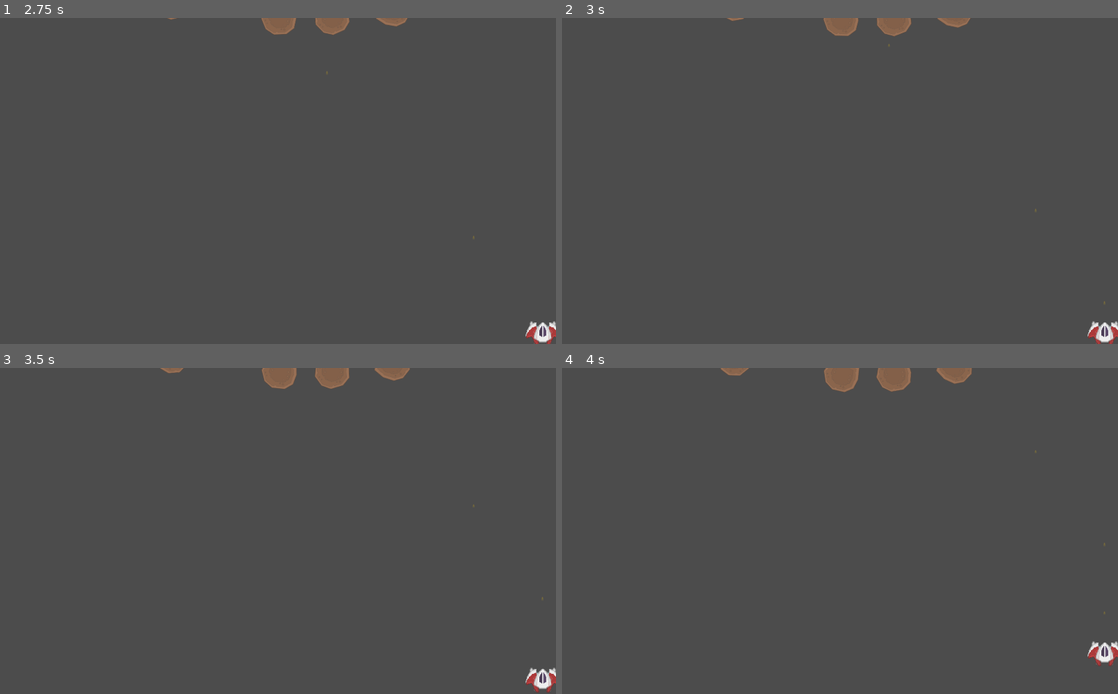
Above: before the commit, frames 1-4 (two rows, left to right).
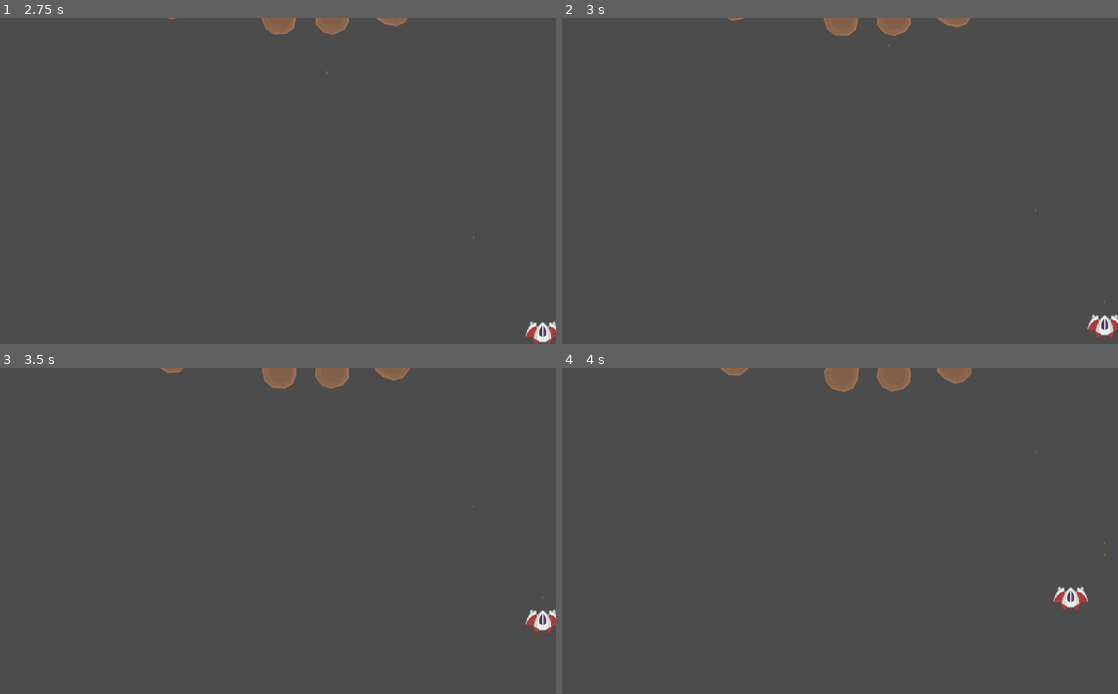
Above: after the commit, the same moments.

Repository: Kessinen/HCSSpace-Origins
Game: Godot game, scene res://Levels/Lvl1/Level1.tscn
Two runs of this game, one before a commit and one after it. Both use one fixed random seed, a clock stepped at 60 frames per second and the inputs below.
Inputs:
- Up to frame 1 (2.75 s): tap Enter at 0.5 s; hold D (move_right) 0.53-1.28 s; hold Space (shoot) 0.53-1.28 s; hold S (move_down) 1.28-2.03 s; tap Space (shoot) at 1.35 s; hold D (move_right) from 2.03 s (still down); hold Space (shoot) from 2.03 s (still down)
- Up to frame 2 (3 s): release D (move_right) at 2.78 s; release Space (shoot) at 2.78 s; hold W (move_up) from 2.78 s (still down); tap Space (shoot) at 2.85 s
- Up to frame 3 (3.5 s): keep holding W (move_up)
- Up to frame 4 (4 s): release W (move_up) at 3.53 s; hold A (move_left) from 3.53 s (still down); hold Space (shoot) from 3.53 s (still down)

Frame 1 is identical in both runs. In frame 2, 0.4% of the frame differs, in the area x 94-100%, y 90-100%; in frame 3, 0.6%; in frame 4, 0.6%, in the area x 88-100%, y 53-92%.

Commit message:
FIX Player movement
Fixed player getting "stuck". Movement was broken because of faulty.
handling of move_and_slide function.

Diff:
--- a/src/Player/Player.gd
+++ b/src/Player/Player.gd
@@ -28,7 +28,7 @@
 	else:
 		velocity = velocity.move_toward(Vector2.ZERO, Acceleration)
 
-	move_and_slide(velocity)
+	velocity = move_and_slide(velocity)
 
 func _unhandled_key_input(event):
 
